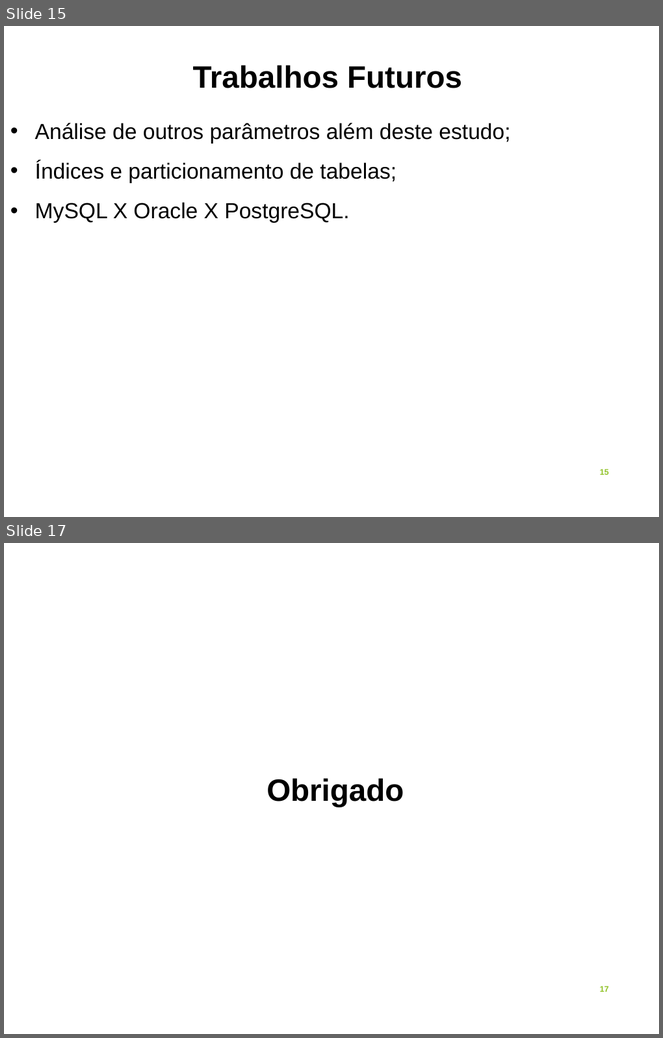
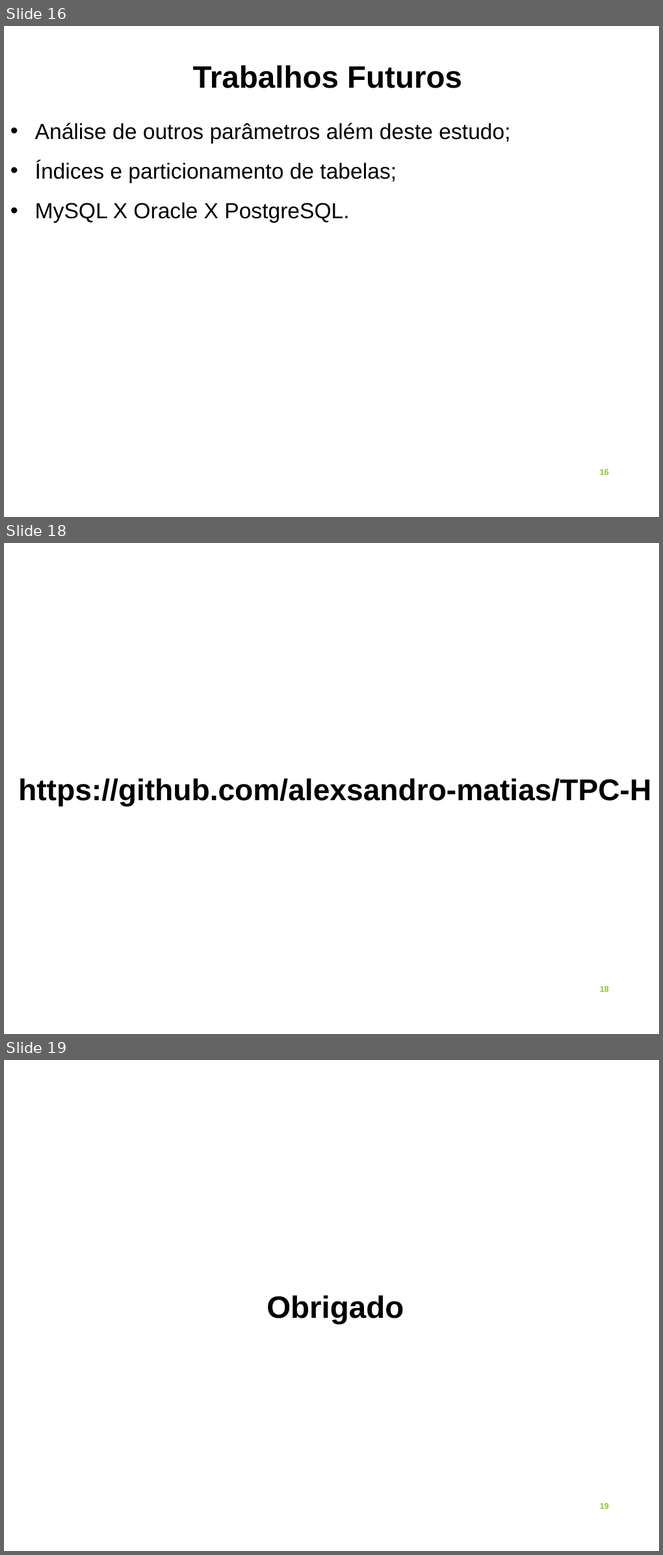
Before and after one commit to alexsandro-matias/TPC-H, a slide deck: final-doc/apresentacao-defesa-tcc.ppt. Shown one above the other, each under a label of ours: slides 15 and 17 before the commit, slides 16, 18 and 19 after it; the slides between them are not shown. The pictures are 663x1038 and 663x1555 pixels, drawn with LibreOffice and Linux fonts; fonts in the diff are those of the drawing. Boxes give left, top, right and bottom in pixels: in the first picture for what was removed or moved away, otherwise in the second. Text is boxed around its words. In the diff, an @@ line names an element or a change of style, - is before the commit and + after.

```diff
--- a/final-doc/apresentacao-defesa-tcc.ppt
+++ b/final-doc/apresentacao-defesa-tcc.ppt
@@ slide 18 added at <box>4,543,659,1034</box>, background #FFFFFF @@
@@ text added at <box>18,778,651,807</box>, 33 pt, text #000000, bold @@
+https://github.com/alexsandro-matias/TPC-H
@@ page number added at <box>600,986,609,992</box>, 9 pt, text #90C226, bold @@
+18
@@ what was slide 15 is now slide 16 @@
@@ what was slide 17 is now slide 19 @@
@@ page number at <box>600,1503,609,1509</box>: text changed @@
-17
+19
```
Also in this commit, not shown: 8 slides changed, 1 other slide added, 3 other files.
